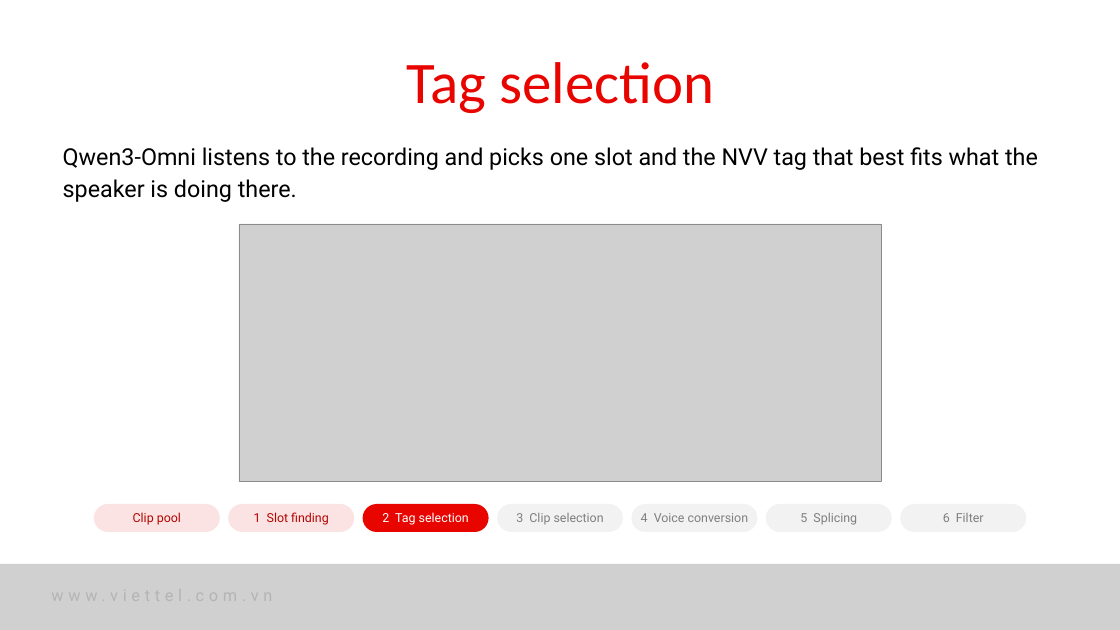
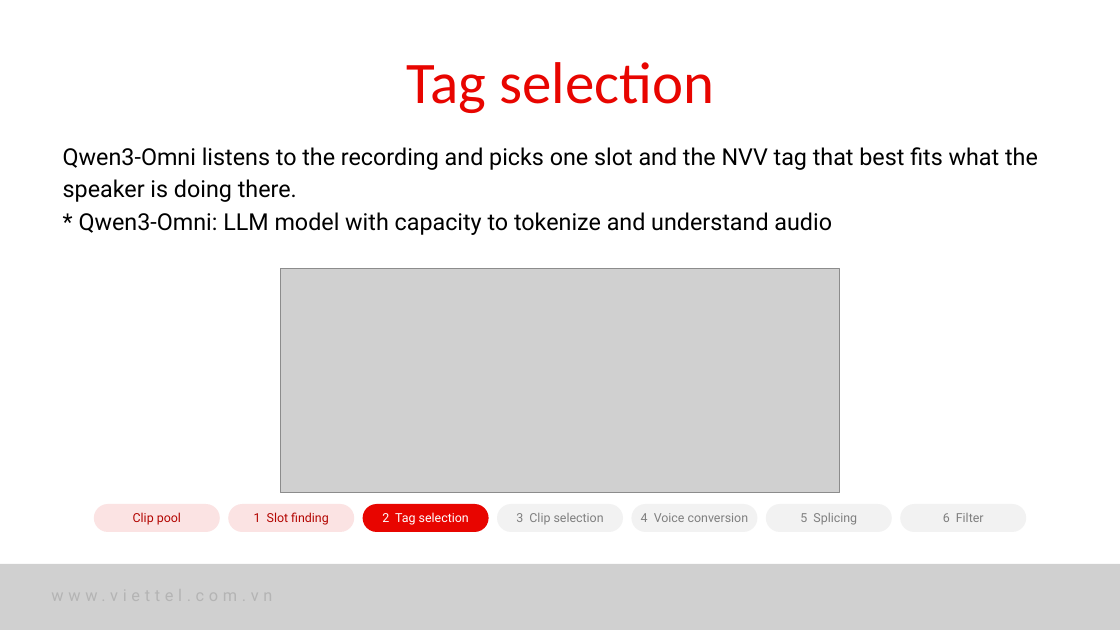
Before and after one commit to nhakanasi/VDT_GD2, a slide deck: slide 7 of Method.pptx. Drawn at 1120x630 pixels with LibreOffice and Linux fonts; fonts in the diff are those of the drawing; grey boxes stand for pictures. Boxes give left, top, right and bottom in pixels: in the first picture for what was removed or moved away, otherwise in the second. Text is boxed around its words. In the diff, an @@ line names an element or a change of style, - is before the commit and + after.

```diff
--- a/Method.pptx
+++ b/Method.pptx
@@ text at (79,212,832,235): paragraph added @@
+* Qwen3-Omni: LLM model with capacity to tokenize and understand audio
@@ picture: place and size @@
-picture at (239,224,881,482)
+picture at (281,268,839,493)
```
Also in this commit, not shown: 4 other slides changed, 7 slides added, 4 slides removed.
